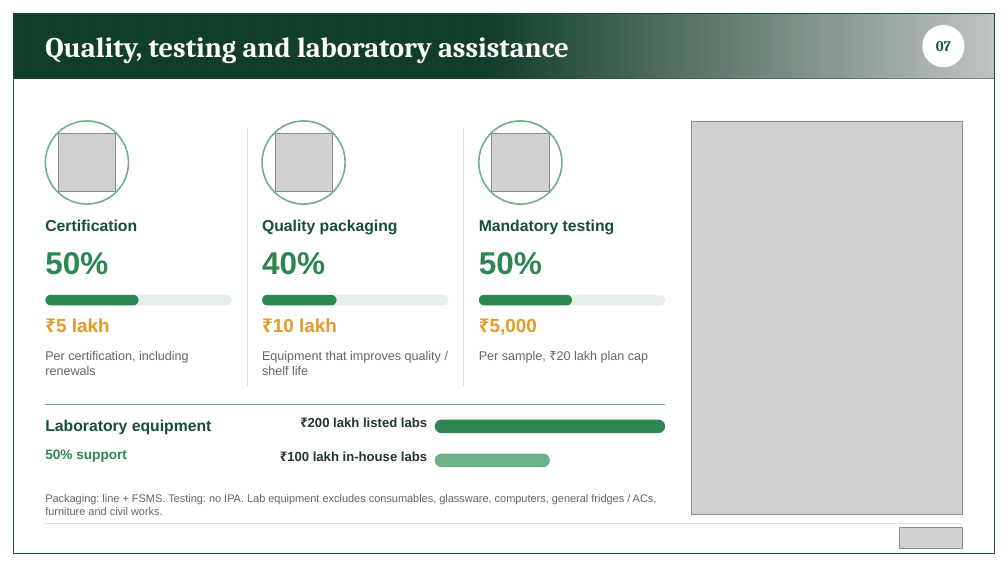
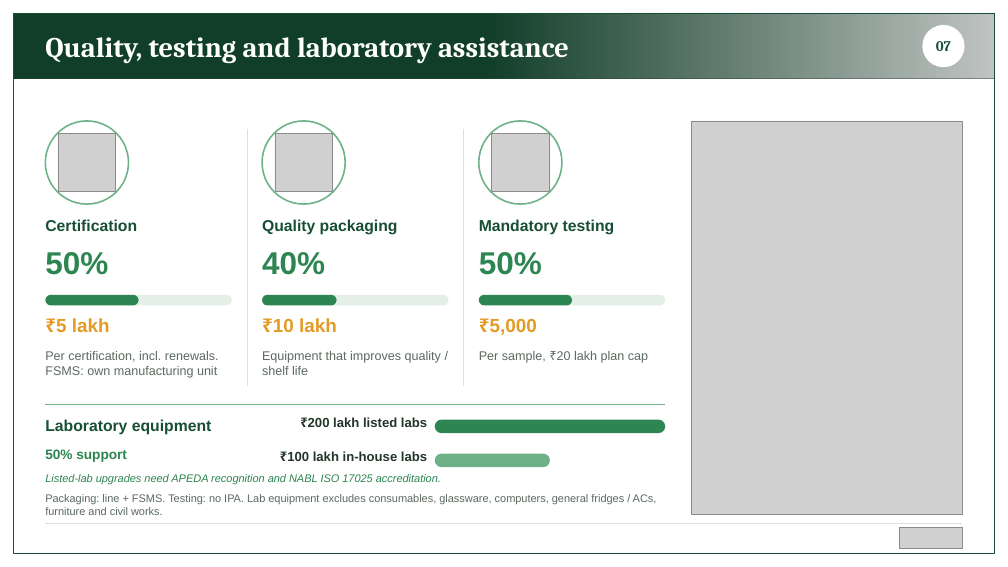
Before and after one commit to BantheFox012/FM, a slide deck: slide 7 of APEDA_BKNY_Standard_40_Percent.pptx. Drawn at 1008x567 pixels with LibreOffice and Linux fonts; fonts in the diff are those of the drawing; grey boxes stand for pictures. Boxes give left, top, right and bottom in pixels: in the first picture for what was removed or moved away, otherwise in the second. Text is boxed around its words. In the diff, an @@ line names an element or a change of style, - is before the commit and + after.

```diff
--- a/APEDA_BKNY_Standard_40_Percent.pptx
+++ b/APEDA_BKNY_Standard_40_Percent.pptx
@@ text at (45, 351, 219, 378): text changed @@
-Per certification, including renewals
+Per certification, incl. renewals. FSMS: own manufacturing unit
@@ text added at (45, 474, 441, 485), 10.5 pt, text #2D8651, italic @@
+Listed-lab upgrades need APEDA recognition and NABL ISO 17025 accreditation.
```
Also in this commit, not shown: 5 other slides changed.
